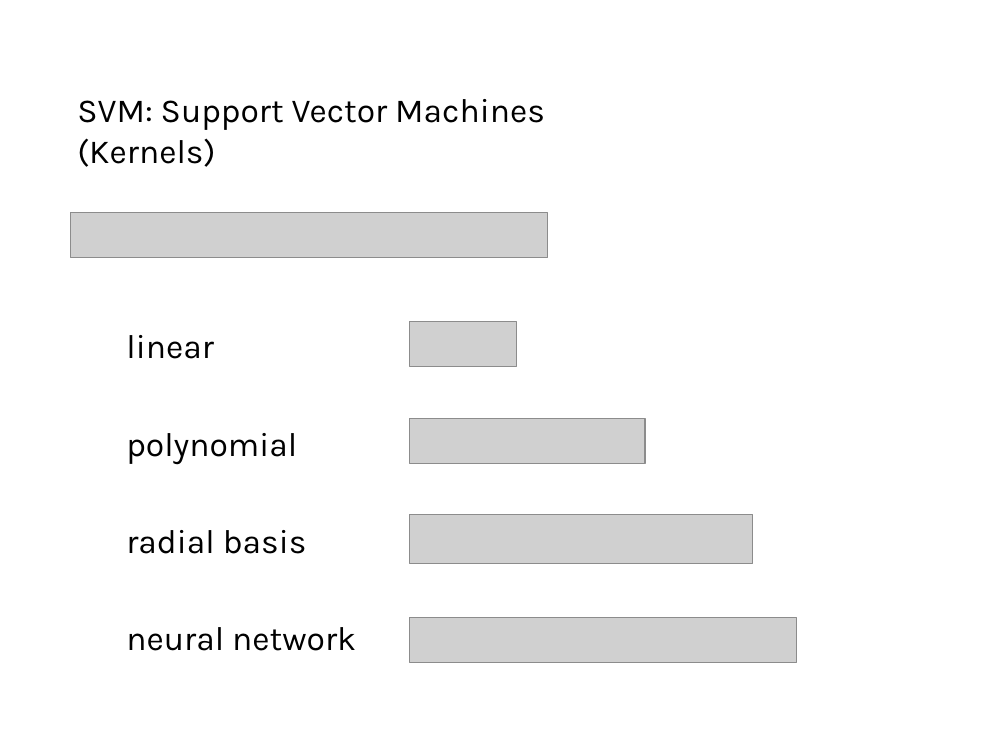
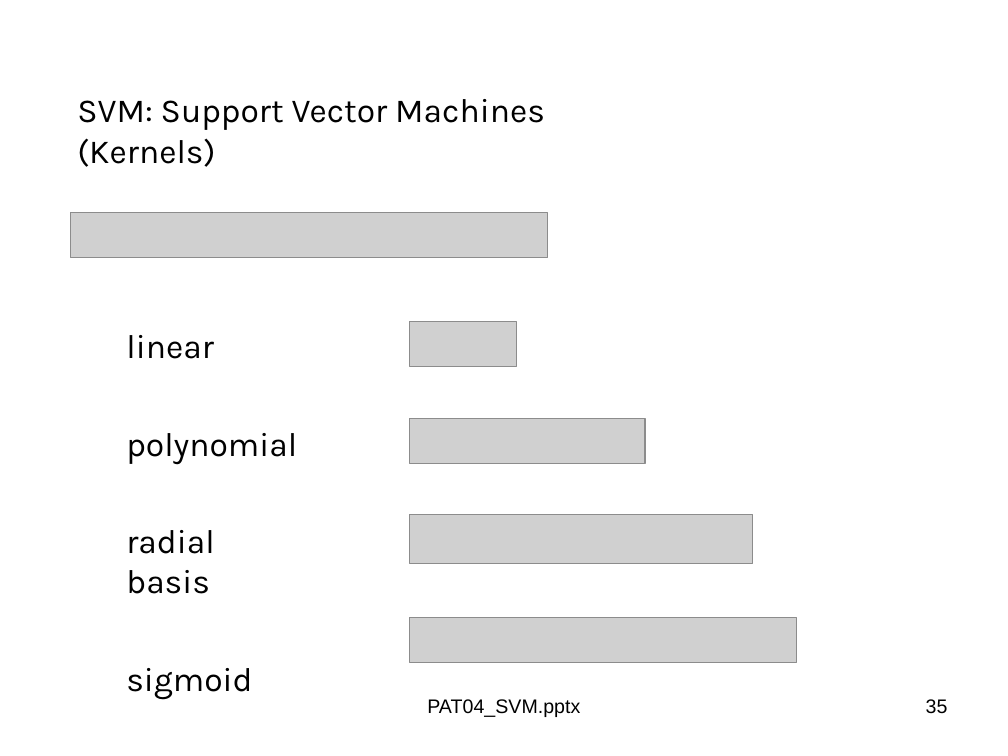
Before and after one commit to domingomery/patrones, a slide deck: slide 35 of clases/Cap04_Clasificacion/presentations/PAT04_SVM.pptx (slide 32 before the commit). Drawn at 1008x756 pixels with LibreOffice and Linux fonts; fonts in the diff are those of the drawing; grey boxes stand for pictures. Boxes give left, top, right and bottom in pixels: in the first picture for what was removed or moved away, otherwise in the second. Text is boxed around its words. In the diff, an @@ line names an element or a change of style, - is before the commit and + after.

```diff
--- a/clases/Cap04_Clasificacion/presentations/PAT04_SVM.pptx
+++ b/clases/Cap04_Clasificacion/presentations/PAT04_SVM.pptx
@@ text at (x1=126, y1=668, x2=252, y2=700): text changed @@
-neural network
+sigmoid
@@ text added at (x1=427, y1=699, x2=580, y2=717), 14 pt, text #000000 @@
+PAT04_SVM.pptx
@@ page number added at (x1=926, y1=699, x2=948, y2=714), 14 pt, text #000000 @@
+35
```
Also in this commit, not shown: 30 other slides changed, 7 slides added, 3 slides removed, 16 other files.
